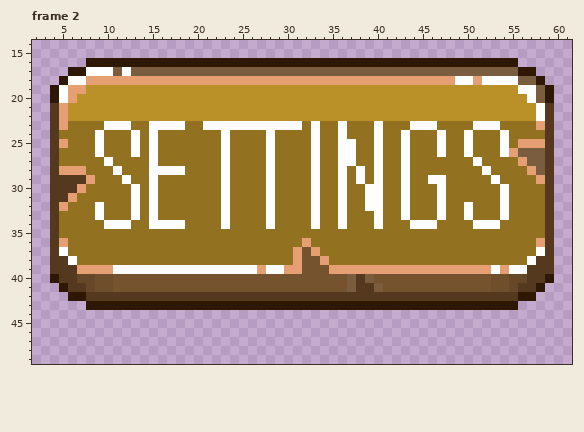
Two states of a pixel-art file, docs/assets/buttons/LateNighCoffe/Green/aseprite-files/SettingsButton.aseprite. Above, as it was before the edit.
64x64 pixels, 2 frames. Colours within 5 levels of each other are drawn and written as one. Shown: frame 2: x 2..61, y 14..49. The old version is drawn lined up with the new one.
After:
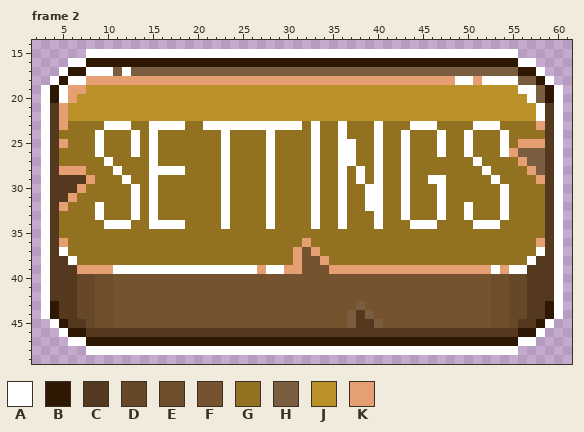
Palette (. is transparent): A #ffffff  B #2e1803  C #54391e  D #664727  E #6e4e2b  F #75532f  G #927220  H #7a5c3e  J #ba9029  K #e69f73
Difference:
whole drawing moved by +0,-4 (the old picture is shown already moved)
Frame 2:
The edit adds colour A in row 15 at x 8 to 55; in row 16 at x 6 to 7 and 56 to 57; in row 17 at x 5 and 58; in row 18 at x 4 and 59; in rows 19 to 44 at x 3 and 60; in row 45 at x 4 and 59.
The edit adds colour A in row 46 at x 5 and 58; in row 47 at x 6 to 7 and 56 to 57; in row 48 at x 8 to 55.
The edit adds colour B in rows 43 to 44 at x 4 and 59; in row 45 at x 5 and 58; in row 46 at x 6 to 7 and 56 to 57; in row 47 at x 8 to 55.
The edit adds colour C in row 41 at x 4 and 59; in row 42 at x 4 to 5 and 58 to 59; in row 43 at x 5 to 6 and 57 to 58; in row 44 at x 5 to 6, 38 and 57 to 58; in row 45 at x 6 to 7, 38 to 39 and 56 to 57; in row 46 at x 8 to 55.
Colour B gives way to colour C in row 40 at x 4 and 59; in row 41 at x 5 and 58; in row 42 at x 6 and 57.
The edit adds colour D in row 43 at x 7 and 56; in row 44 at x 7 to 8 and 55 to 56; in row 45 at x 8 and 55.
Colour B gives way to colour D in row 42 at x 7 and 56; in row 43 at x 8 and 55.
Colour C gives way to colour D in row 41 at x 7 and 56; in row 42 at x 8 and 55.
The edit adds colour E in rows 44 to 45 at x 9 to 10 and 53 to 54.
Colour B gives way to colour E in row 43 at x 9 to 10 and 53 to 54.
Colour C gives way to colour E in row 42 at x 9 to 10 and 53 to 54.
The edit adds colour F in row 44 at x 11 to 36 and 40 to 52; in row 45 at x 11 to 36 and 41 to 52.
Colour B gives way to colour F in row 43 at x 11 to 37 and 39 to 52.
Colour C gives way to colour F in row 40 at x 38; in row 41 at x 38 to 39; in row 42 at x 11 to 52.
Colour H gives way to colour F in row 40 at x 37 and 39; in row 41 at x 37 and 40.
The edit adds colour H in row 44 at x 37 and 39; in row 45 at x 37 and 40.
Colour B gives way to colour H in row 43 at x 38.
Changed places in both pictures, as pixel boxes (x1, y1, x2, y2):
changed: (41, 49, 563, 355)
